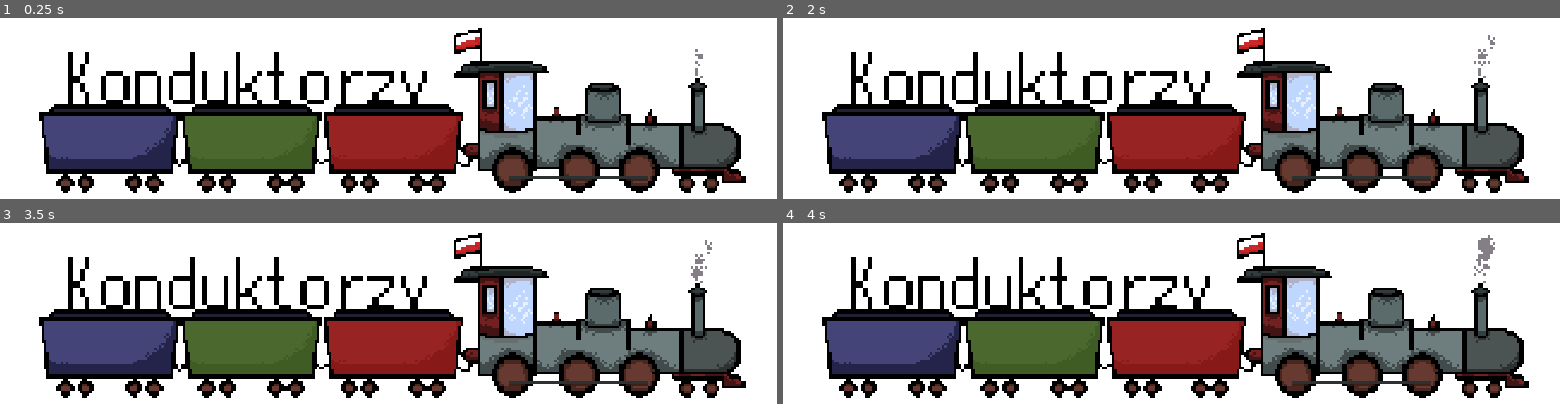
Above: before the commit, frames 1-4 (two rows, left to right).
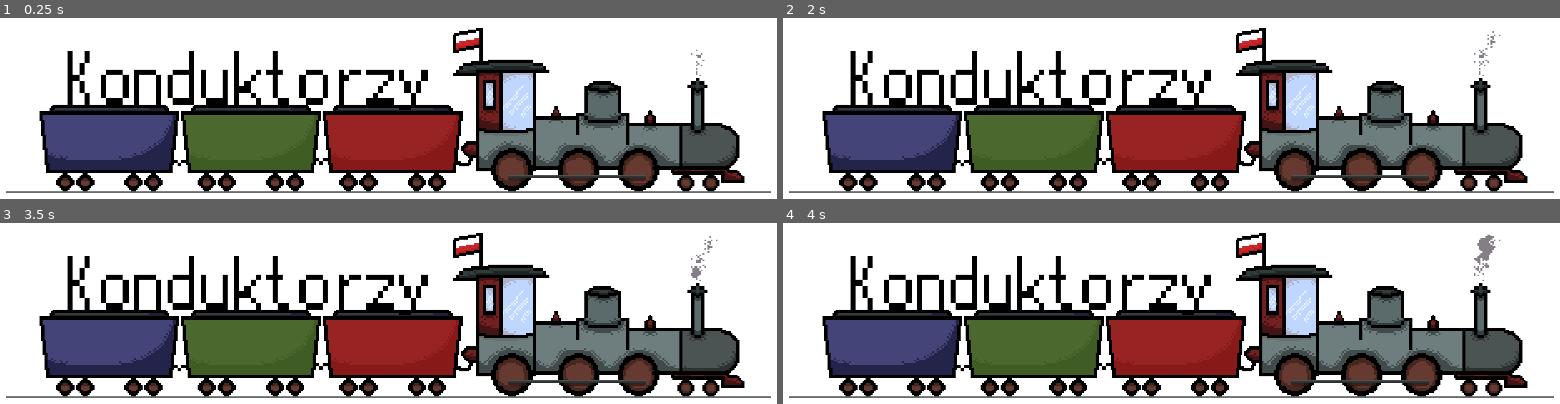
Above: after the commit, the same moments.

Repository: W00jo/bilet-na-wschod
Game: Godot game, scene res://Scenes/game.tscn
The game is run twice, just before and just after one commit, with the same random seed, the same clock (stepped at 60 frames per second) and the same inputs.
Inputs (mouse positions are in pixels of both pictures, inside the frame that each line leads up to):
- Up to frame 1 (0.25 s): no input
- Up to frame 2 (2 s): click "NOWA GRA" at 0.5 s; move the mouse to (1342, 101) at 1.27 s; hold D (Right) from 1.28 s (still down); tap E (Dialogue) at 1.35 s; click (1342, 101) at 1.42 s
- Up to frame 3 (3.5 s): move the mouse to (225, 349) at 2.02 s; release D (Right) at 2.03 s; hold S (Down) 2.03-2.78 s; tap F (Investigate) at 2.1 s; tap Enter at 2.75 s; move the mouse to (466, 228) at 2.77 s; press the mouse at (466, 228) at 2.78 s; hold D (Right) from 2.78 s (still down)
- Up to frame 4 (4 s): move the mouse to (outside the picture) at 3.52 s; release D (Right) at 3.53 s; release the mouse at (outside the picture) at 3.53 s; hold W (Up) from 3.53 s (still down); tap Q (Magnify) at 3.6 s; click (outside the picture) at 3.67 s

The runs differ from the first frame. In frame 1, 9.1% of the frame differs, in the area x 0-100%, y 5-97%; in frame 2, 9.1%; in frame 3, 9.1%; in frame 4, 9.1%.

Commit message:
Update window stretch settings in project.godot

Diff:
--- a/project.godot
+++ b/project.godot
@@ -28,7 +28,8 @@
 window/size/viewport_width=1920
 window/size/viewport_height=1080
 window/size/mode=3
-window/stretch/mode="canvas_items"
+window/stretch/mode="viewport"
+window/stretch/aspect="keep"
 mouse_cursor/custom_image="res://Assets/Sprites/UIElements/cursor.png"
 
 [dotnet]
